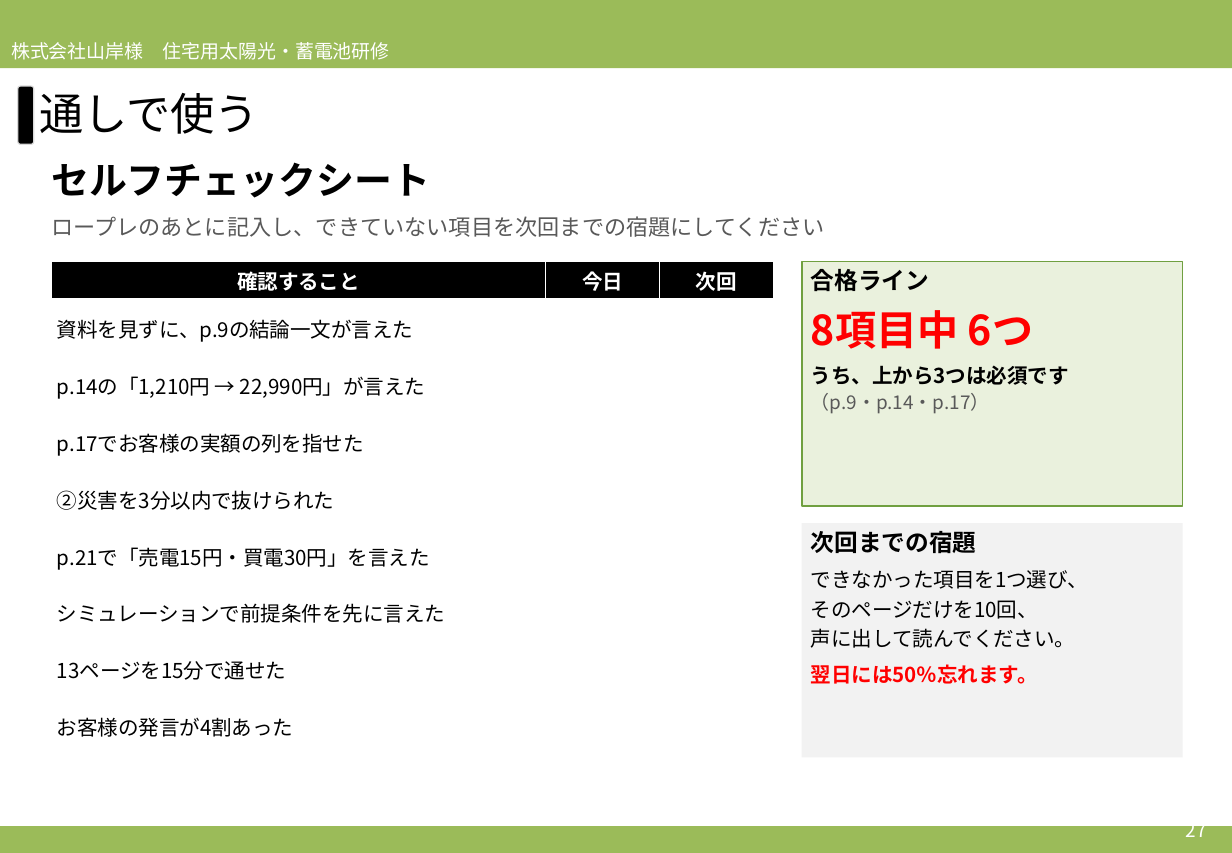
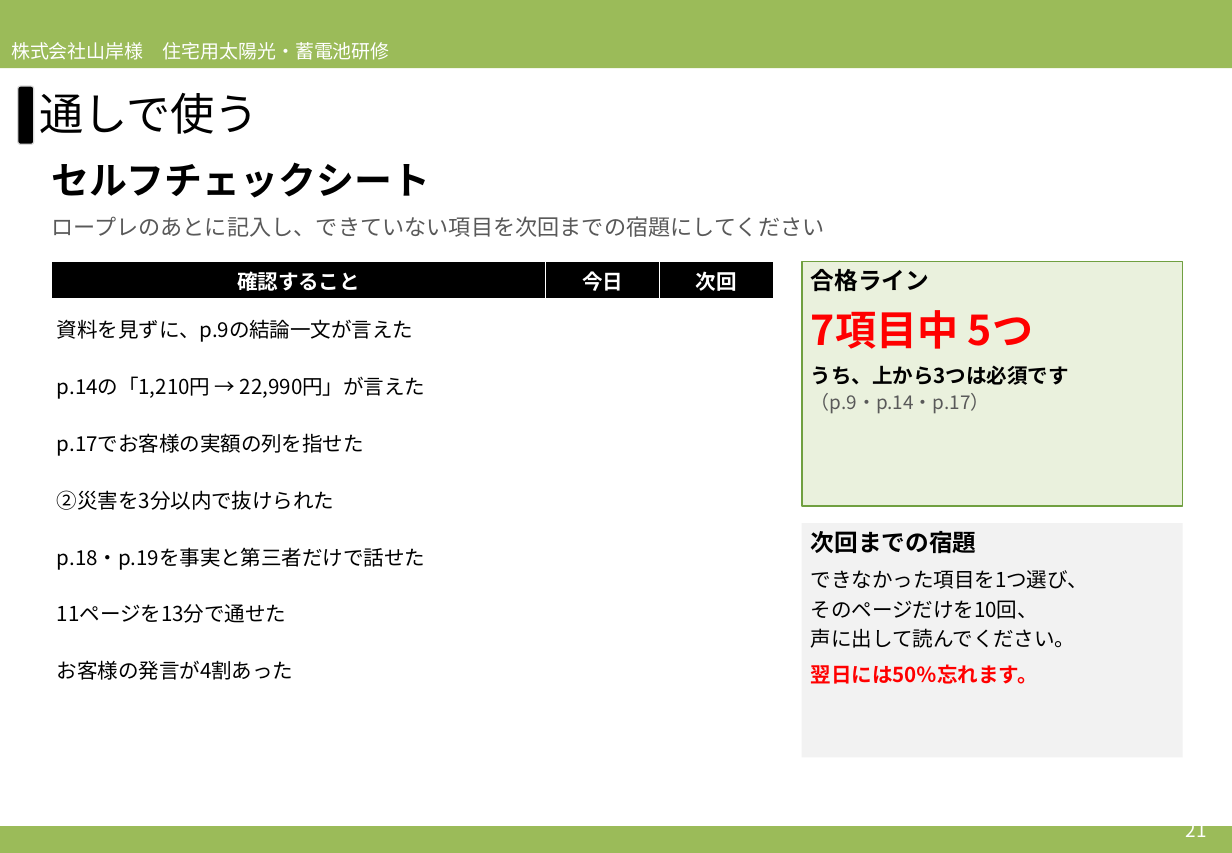
Before and after one commit to soshiro-iki-sys/-, a slide deck: slide 21 of slides/2026営業研修_必要性訴求パート_アプローチブックの伝え方.pptx (slide 27 before the commit). Drawn at 1232x853 pixels with LibreOffice and Linux fonts; fonts in the diff are those of the drawing. Boxes give left, top, right and bottom in pixels: in the first picture for what was removed or moved away, otherwise in the second. Text is boxed around its words. In the diff, an @@ line names an element or a change of style, - is before the commit and + after.

```diff
--- a/slides/2026営業研修_必要性訴求パート_アプローチブックの伝え方.pptx
+++ b/slides/2026営業研修_必要性訴求パート_アプローチブックの伝え方.pptx
@@ table at (51, 262, 774, 698) @@
-row 6: p.21で「売電15円・買電30円」を言えた |  | 
-row 7: シミュレーションで前提条件を先に言えた |  | 
-row 8: 13ページを15分で通せた |  | 
+row 6: p.18・p.19を事実と第三者だけで話せた |  | 
+row 7: 11ページを13分で通せた |  | 
@@ text in rectangle at (811, 310, 1033, 349): text changed @@
-8項目中 6つ
+7項目中 5つ
@@ text at (1186, 818, 1207, 837): text changed @@
-27
+21
```
Also in this commit, not shown: 8 other slides changed, 6 slides removed, 2 other files.
